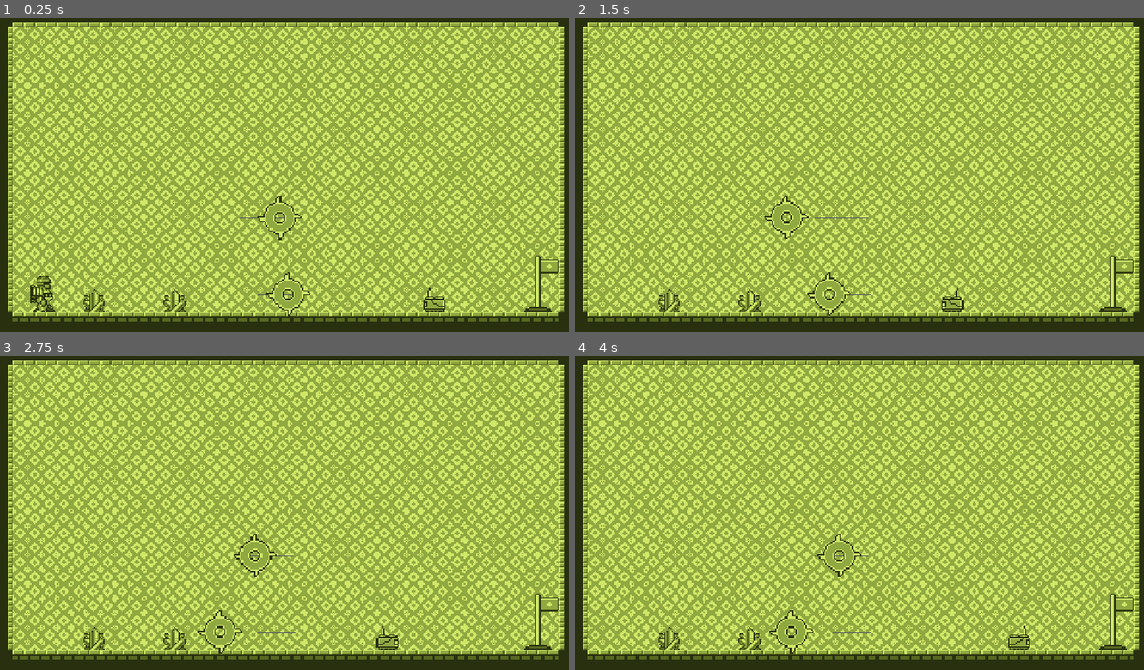
Above: before the commit, frames 1-4 (two rows, left to right).
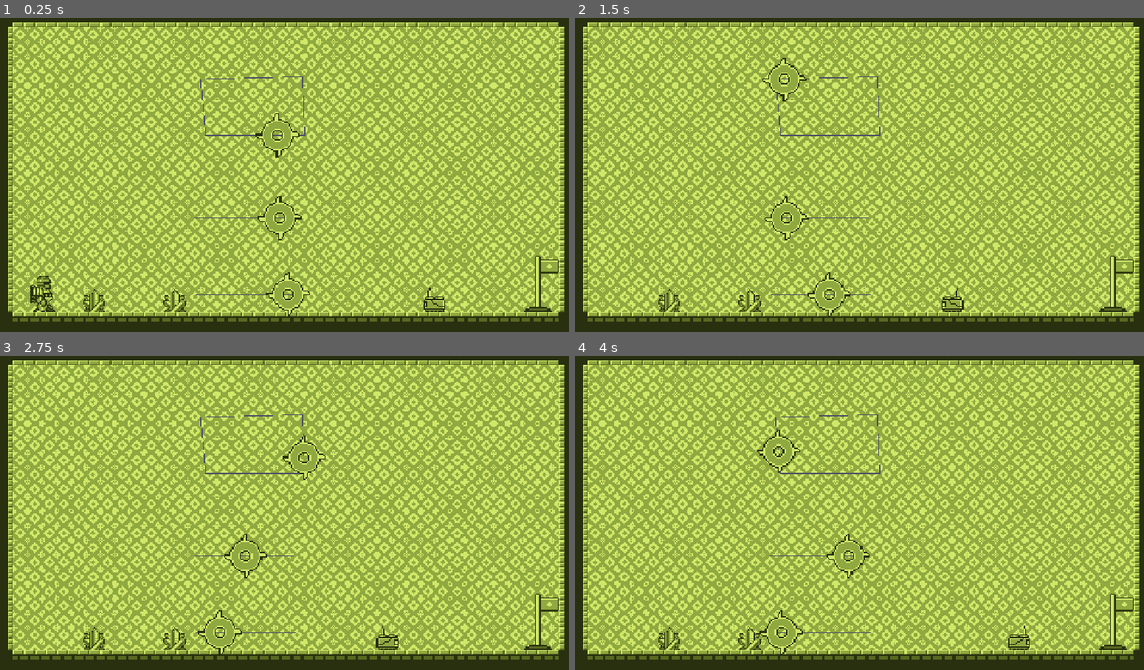
Above: after the commit, the same moments.

Repository: zliebowitz/ld60
Game: Godot game, scene res://scenes/levels/level_5.tscn
Same seed, same stepped clock (60 frames per second), same inputs: the game is played once before the commit and once after it. This scene is started directly instead of the project's main scene.
Inputs:
- Up to frame 1 (0.25 s): no input
- Up to frame 2 (1.5 s): tap Enter (suicide) at 0.5 s; hold Right (right) from 0.53 s (still down); tap Shift (dash) at 0.6, 1.35 s; tap Space (jump) at 0.77 s
- Up to frame 3 (2.75 s): tap Space (jump) at 1.52 s; release Right (right) at 2.03 s; hold Left (left) from 2.03 s (still down); tap Shift (dash) at 2.1 s
- Up to frame 4 (4 s): release Left (left) at 2.78 s; hold Right (right) from 2.78 s (still down); tap Shift (dash) at 2.85, 3.6 s; tap Space (jump) at 3.02, 3.77 s

The runs differ from the first frame. In frame 1, 0.5% of the frame differs, in the area x 34-54%, y 18-89%; in frame 2, 0.6%; in frame 3, 1.0%; in frame 4, 1.4%, in the area x 32-54%, y 18-96%.

Commit message:
allowing saw blads loop as well.

Diff:
--- a/speed-jumper/scenes/levels/level_5.tscn
+++ b/speed-jumper/scenes/levels/level_5.tscn
@@ -93,9 +93,15 @@
 
 [sub_resource type="Curve2D" id="Curve2D_3p04p"]
 _data = {
-"points": PackedVector2Array(0, 0, 0, 0, 860, 304, 0, 0, 0, 0, 654, 303)
+"points": PackedVector2Array(0, 0, 0, 0, 860, 304, 0, 0, 0, 0, 643, 305)
 }
 point_count = 2
+
+[sub_resource type="Curve2D" id="Curve2D_vvoq0"]
+_data = {
+"points": PackedVector2Array(0, 0, 0, 0, 860, 304, 0, 0, 0, 0, 643, 305, 0, 0, 0, 0, 631, 182, 0, 0, 0, 0, 855, 175, 0, 0, 0, 0, 860, 304)
+}
+point_count = 5
 
 [node name="LevelRoot" type="Node2D" unique_id=738171494]
 texture_filter = 1
@@ -143,3 +149,8 @@
 position = Vector2(-196, 162)
 curve = SubResource("Curve2D_3p04p")
 saw_speed = 120.0
+
+[node name="SawPath3" parent="." unique_id=1437921816 instance=ExtResource("9_qsp8v")]
+position = Vector2(-171, -19)
+curve = SubResource("Curve2D_vvoq0")
+saw_speed = 240.0
--- a/speed-jumper/scripts/saw_follow.gd
+++ b/speed-jumper/scripts/saw_follow.gd
@@ -1,15 +1,32 @@
 extends PathFollow2D
 
+@onready var saw_path: Path2D = $".."
+
 @export var speed := 60.0
+@export var auto_detect_loop := true  # loop if the curve ends where it starts
+@export var force_loop := false       # force looping even if auto-detect says no
+
 var dir := 1
+var is_loop := false
 
 func _ready() -> void:
-	loop = false
 	rotates = false
+	is_loop = force_loop or (auto_detect_loop and _path_is_closed())
+	loop = is_loop
 
 func _physics_process(delta: float) -> void:
 	progress += speed * dir * delta
+	if is_loop:
+		return  # loop = true wraps progress for us
 	if progress_ratio >= 1.0:
 		dir = -1
 	elif progress_ratio <= 0.0:
 		dir = 1
+
+func _path_is_closed() -> bool:
+	var curve := saw_path.curve
+	if curve == null or curve.point_count < 3:
+		return false
+	var first := curve.get_point_position(0)
+	var last := curve.get_point_position(curve.point_count - 1)
+	return first.distance_to(last) < 1.0
